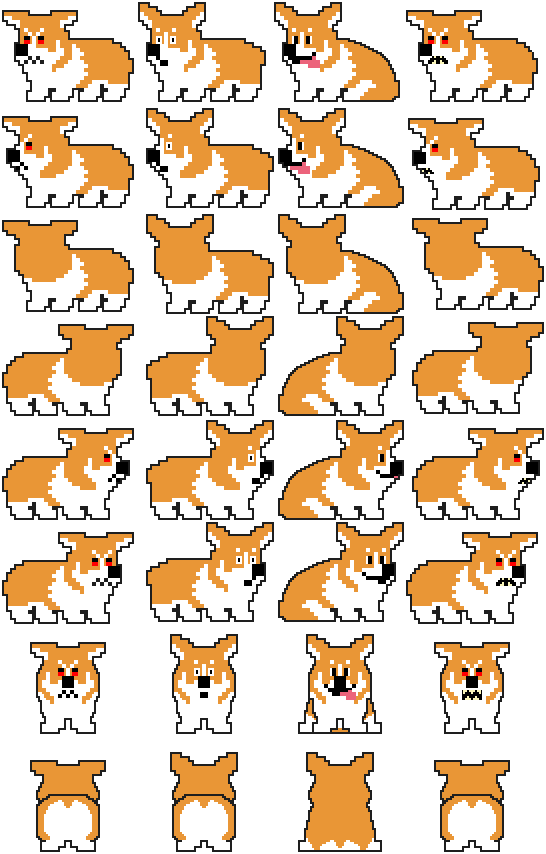
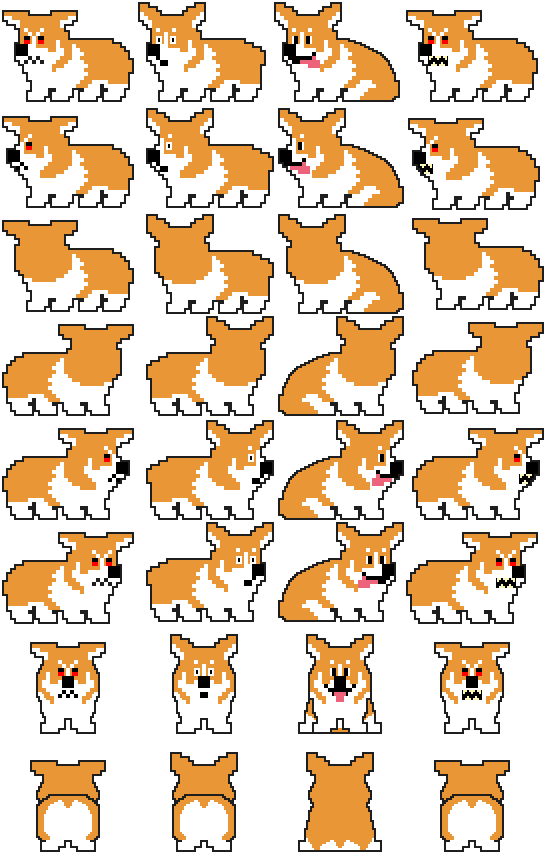
Comparing the layer stacks of the two 546 × 854 images. Changes:
renamed "thedog_attackR" to "cured_H", painted on it over [left=334, top=50, right=534, bottom=702]
removed layer "thedog_attack" over [left=428, top=50, right=534, bottom=66]
removed layer "Layer 5" over [left=418, top=164, right=434, bottom=176]
removed layer "Layer 3" over [left=518, top=474, right=534, bottom=486]
removed layer "thedog_cured_H" over [left=334, top=474, right=398, bottom=702]
removed layer "Layer 1" over [left=358, top=474, right=398, bottom=588]
